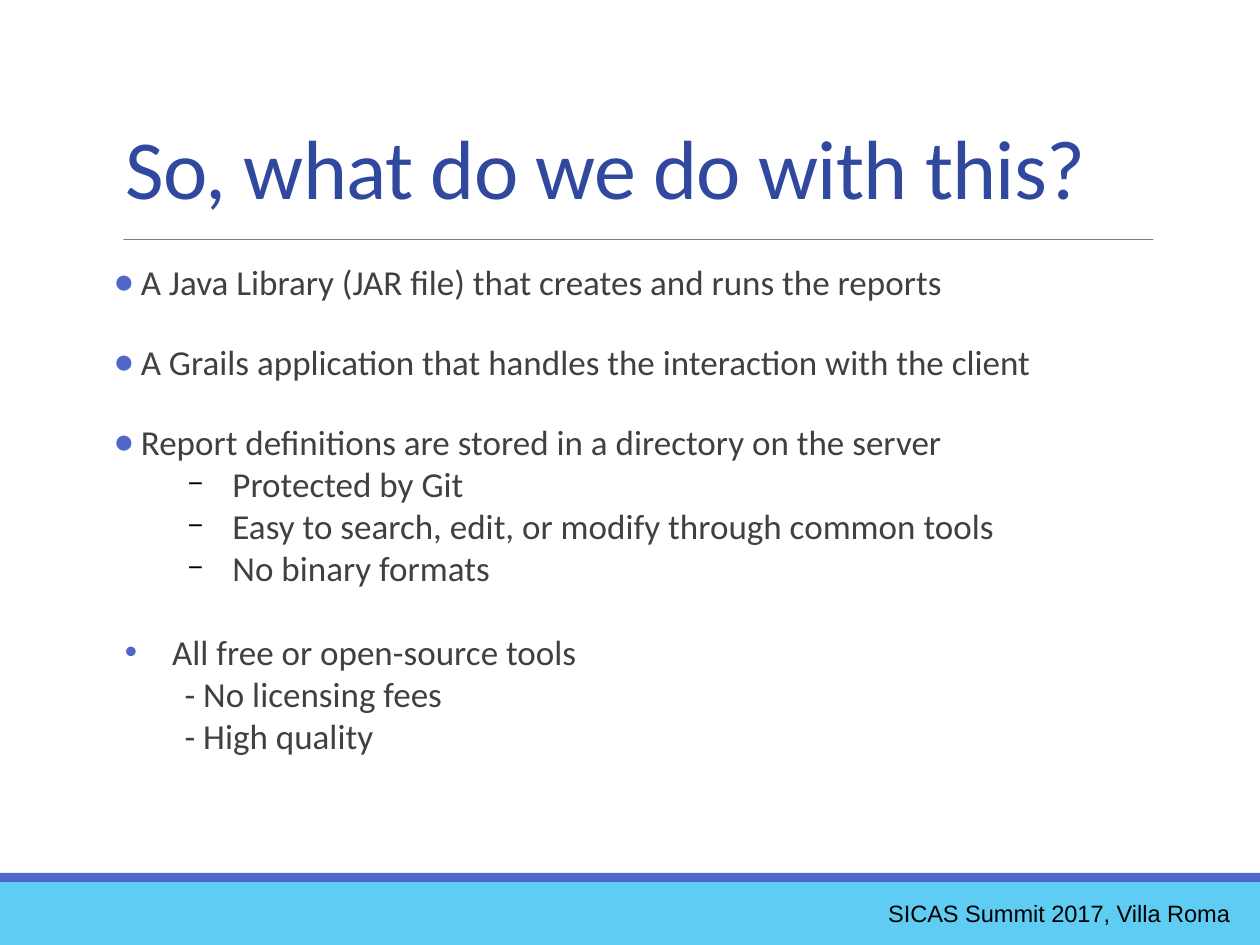
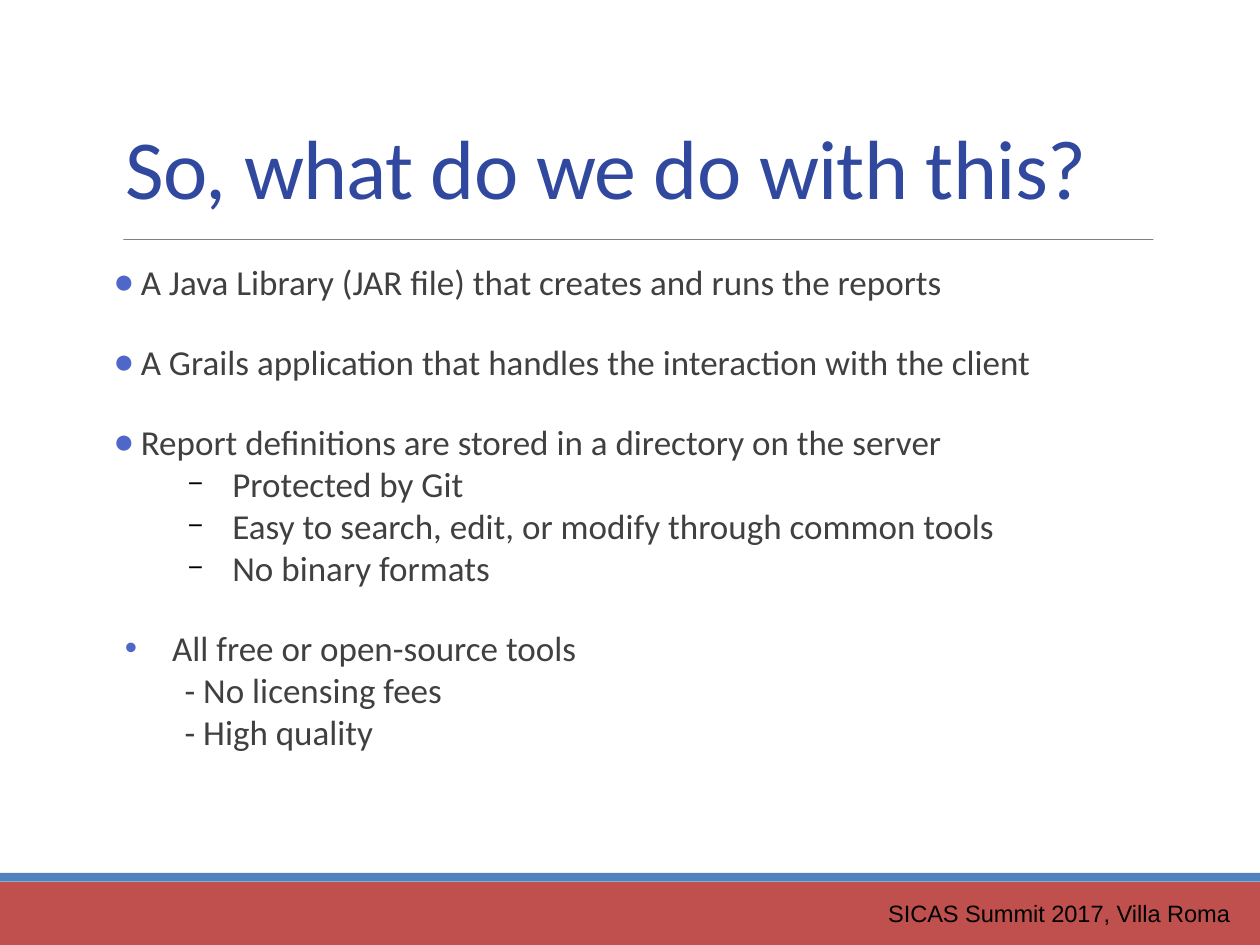
Before and after one commit to ewcole/simple_report, a slide deck: slide 9 of docs/SICAS_2017/Cole_Drop-In Reporting with Groovy.pptx. Drawn at 1260x945 pixels with LibreOffice and Linux fonts; fonts in the diff are those of the drawing. Boxes give left, top, right and bottom in pixels: in the first picture for what was removed or moved away, otherwise in the second. Text is boxed around its words. In the diff, an @@ line names an element or a change of style, - is before the commit and + after.

```diff
--- a/docs/SICAS_2017/Cole_Drop-In Reporting with Groovy.pptx
+++ b/docs/SICAS_2017/Cole_Drop-In Reporting with Groovy.pptx
@@ text at [172,636,576,667]: indent changed @@
@@ rectangle at [0,882,1260,945]: fill #5ECCF3 to #C0504D @@
@@ rectangle at [0,873,1260,882]: fill #4E67C8 to #4F81BD @@
```
Also in this commit, not shown: 45 other slides changed, 1 other file.
